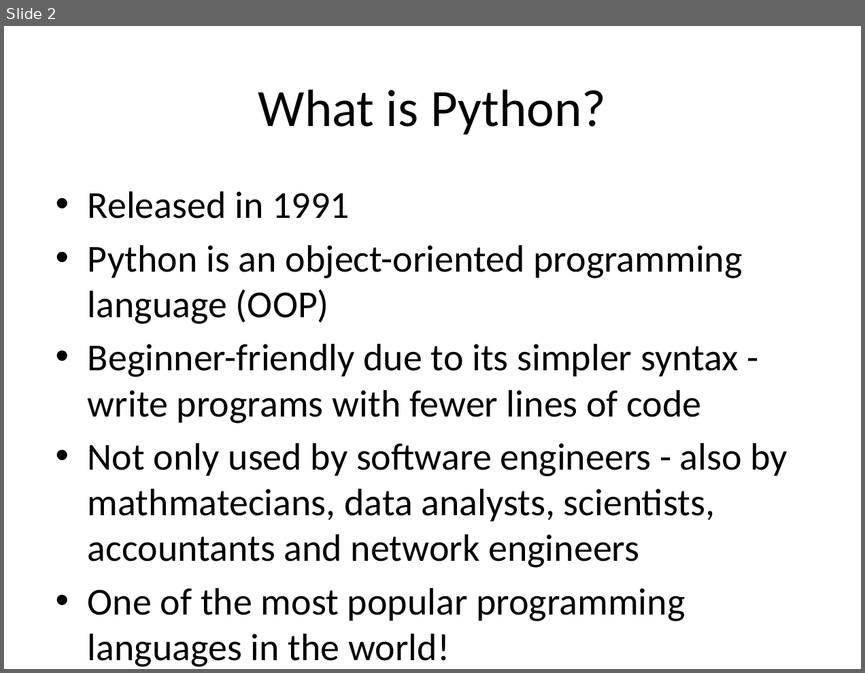
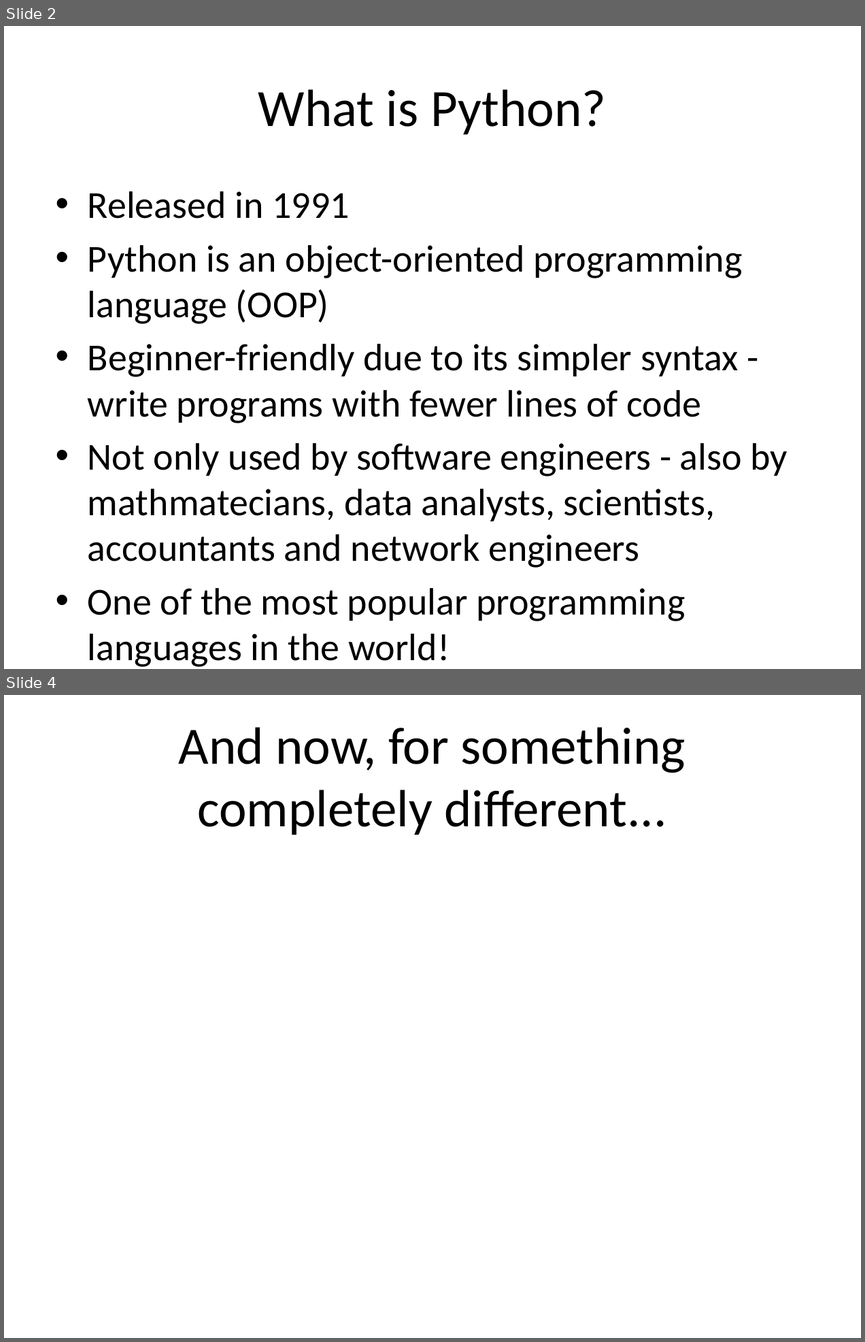
Before and after one commit to SofKov/PPT-Python, a slide deck: CN_PPT_Sofia.pptx. Shown one above the other, each under a label of ours: slide 2 before the commit, slides 2 and 4 after it; the slides between them are not shown. The pictures are 865x673 and 865x1342 pixels, drawn with LibreOffice and Linux fonts; fonts in the diff are those of the drawing. Boxes give left, top, right and bottom in pixels: in the first picture for what was removed or moved away, otherwise in the second. Text is boxed around its words. In the diff, an @@ line names an element or a change of style, - is before the commit and + after.

```diff
--- a/CN_PPT_Sofia.pptx
+++ b/CN_PPT_Sofia.pptx
@@ slide 4 added at bbox=[4, 695, 861, 1338], background #FFFFFF @@
@@ title added at bbox=[179, 727, 685, 835], 44 pt, text #000000 @@
+And now, for something completely different...
```
Also in this commit, not shown: 1 slide changed, 14 other files.
